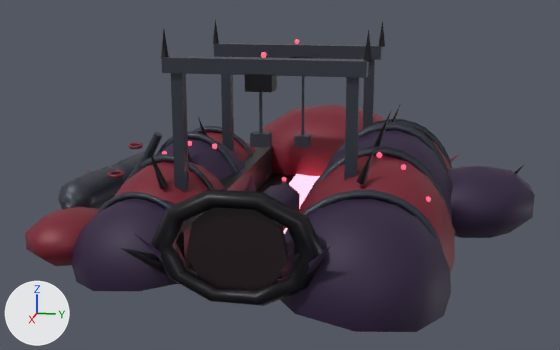
The glTF model docs/concept-art/models/foundry-directorate.glb: old version first, new version second.
Camera for both pictures: a 50 mm lens placed at (476.7, 89.5, 147.2), pointed at (5.3, -4.8, 29.4). Every picture has the same lights, and +X, +Y and +Z are marked at lower left. The first picture is the older version. Where no turn or scale is listed for an object, it has been applied to the vertices.

In view in the first picture: 'bay_lip_starboard', 'gantry_beam_0', 'gantry_beam_1', 'launch_glow', 'launch_mouth', 'outrigger_pod_big', 'outrigger_pod_small', 'stern_carapace', 'tergite_port_2', 'tergite_port_3', 'tergite_starboard_2', 'tergite_starboard_3' and 40 more.
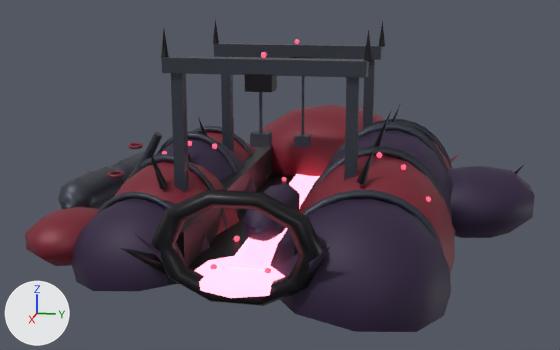
What changed in the scene script:
```text
Change me_mesh_61:
    where me_mesh_61.from_pydata(...)  # 22 vertices, 36 faces; spans x -1.27..1.35, y -1.33..1.33, z -0.1..0.1
    remove me_mesh_61.materials.append(mat_biolight_unlit)  # black #1a0810
    add me_mesh_61.materials.append(mat_forge_light)  # dark red #40141c, glowing pink #e07a8c
Change ob_launch_glow:
    ob_launch_glow.rotation_euler: (0.0, 1.571, 0.0) -> (0.0, 0.0, 0.0)  # degrees (0, 90, 0) -> degrees (0, 0, 0)
    ob_launch_glow.location: (6.62, 0.1, 1.45) -> (6.0, 0.1, 0.5)
```

Changed parts and their boxes [x1, y1, x2, y2] in the pictures (560 x 350 px):
'launch_glow', recoloured, moved, turned: before [187, 207, 289, 291]; after [194, 256, 285, 298]
'forge_line', unchanged, uncovered by the edit: before [284, 174, 320, 234]; after [228, 174, 320, 269]
'bay_floor', unchanged, uncovered by the edit: before [189, 172, 295, 280]; after [189, 172, 295, 270]
'hull_in_progress', unchanged, uncovered by the edit: before [264, 184, 300, 231]; after [242, 184, 300, 241]
